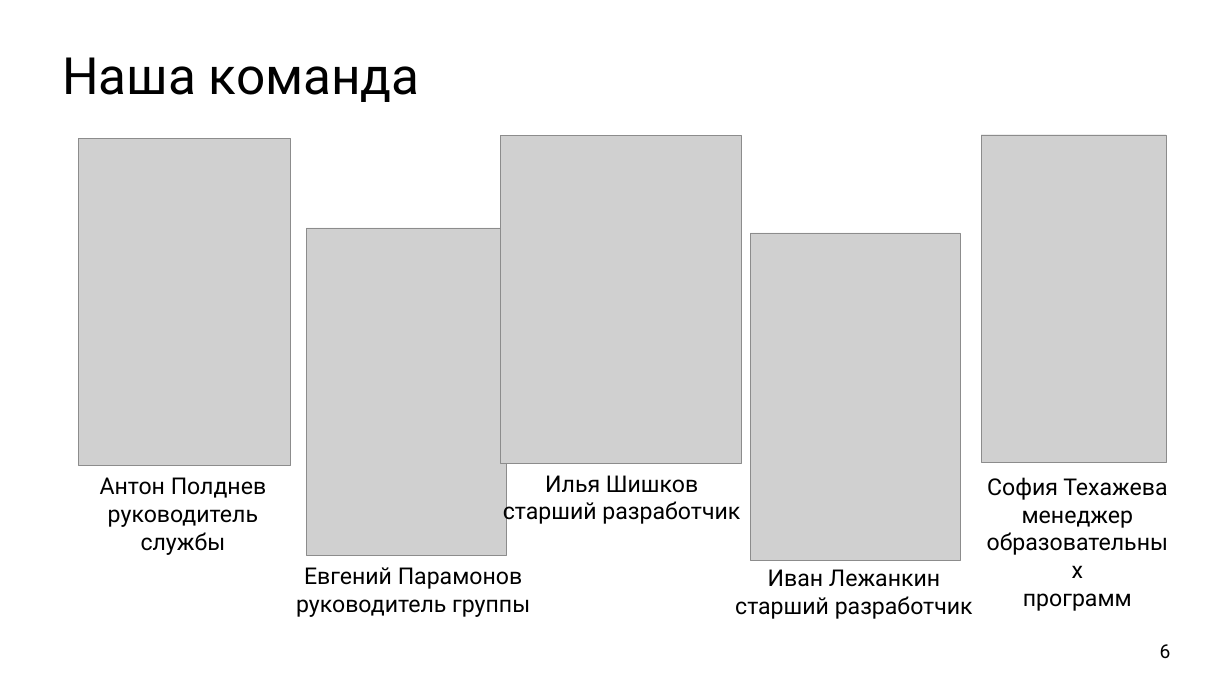
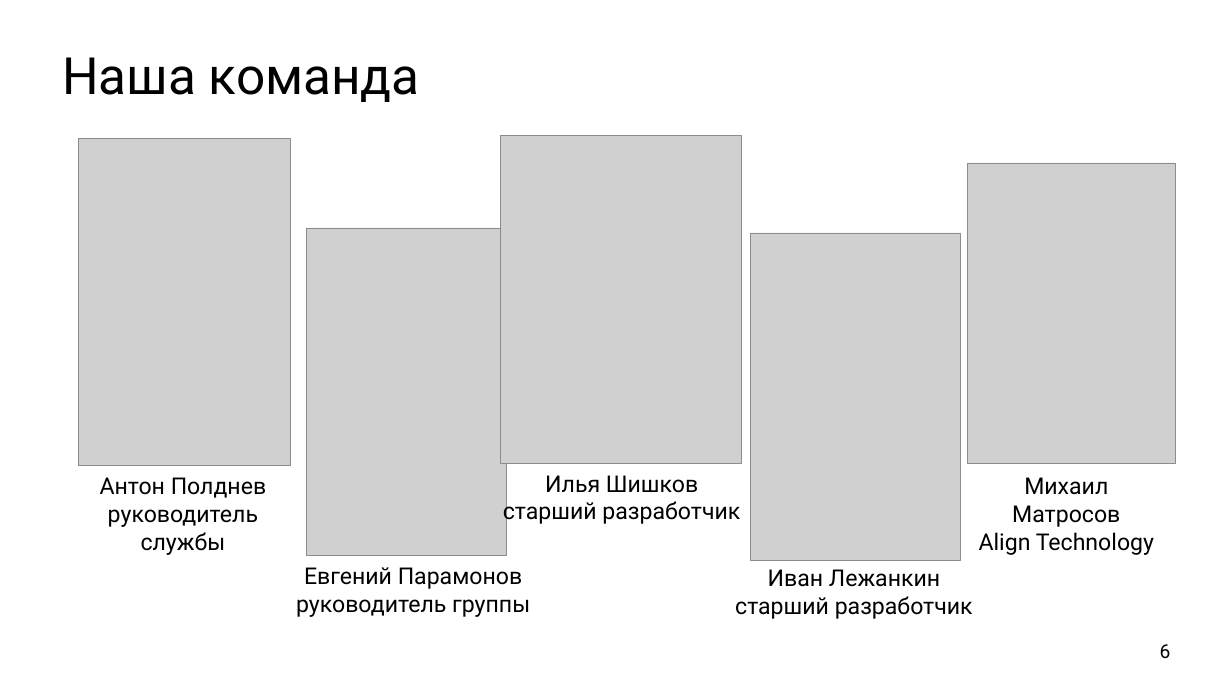
Before and after one commit to ishfb/cpprus18, a slide deck: slide 6 of slides.pptx. Drawn at 1232x693 pixels with LibreOffice and Linux fonts; fonts in the diff are those of the drawing; grey boxes stand for pictures. Boxes give left, top, right and bottom in pixels: in the first picture for what was removed or moved away, otherwise in the second. Text is boxed around its words. In the diff, an @@ line names an element or a change of style, - is before the commit and + after.

Commit message:
Добавил Мишу Матросова Попробовал сэкономить пару минут

```diff
--- a/slides.pptx
+++ b/slides.pptx
@@ picture: place and size @@
-picture at <box>982,135,1166,463</box>
+picture at <box>968,163,1175,464</box>
@@ text at <box>979,477,1154,555</box>: text changed @@
-София Техажева
-менеджер
-образовательных
-программ
+Михаил Матросов
+Align Technology
```
Also in this commit, not shown: 1 other slide changed, 1 slide removed, 2 other files.
